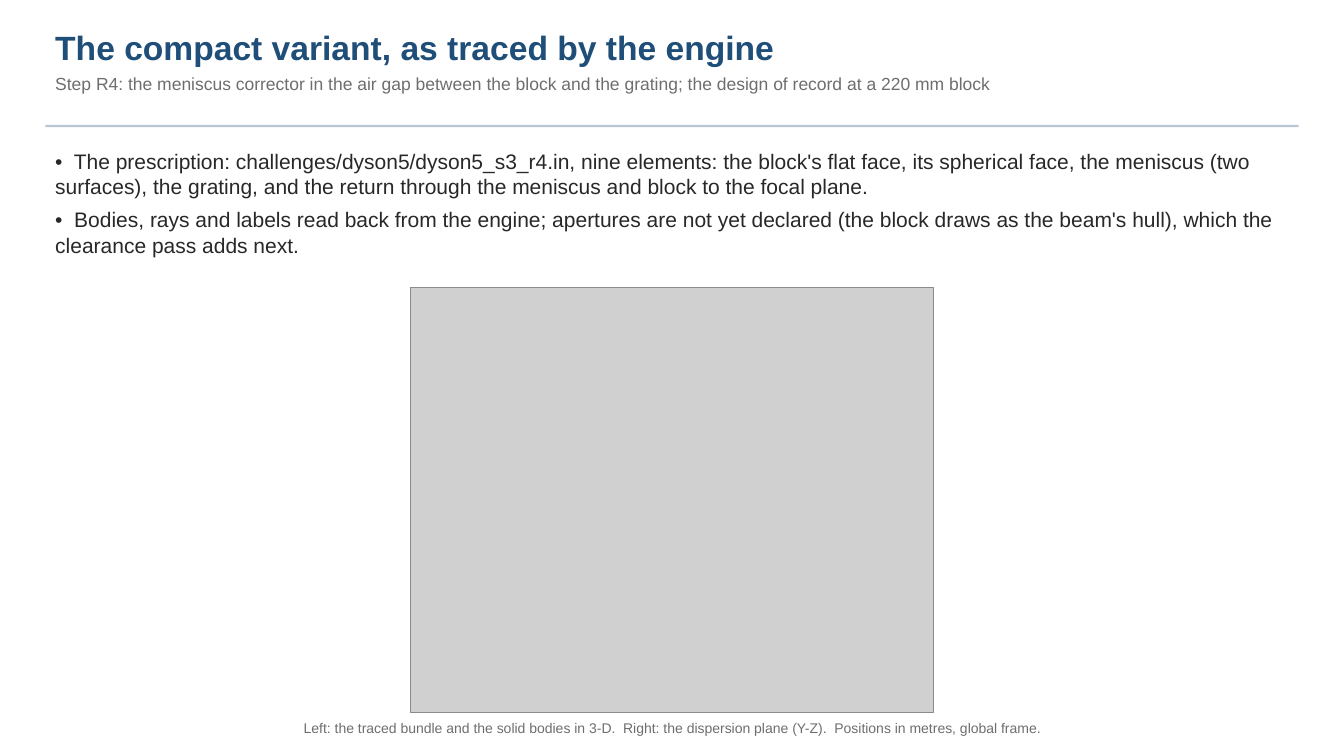
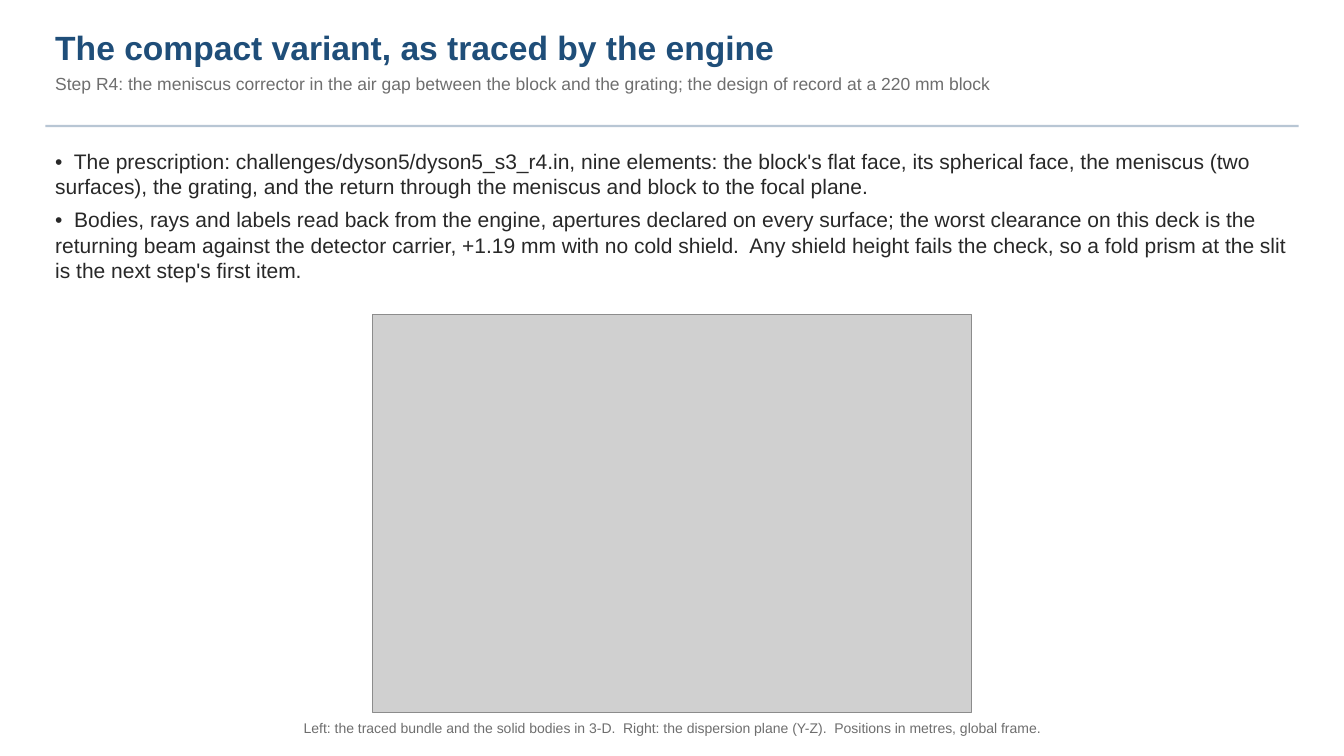
Before and after one commit to nasa-jpl/macos, a slide deck: slide 12 of demo_session/deck_dyson.pptx. Drawn at 1344x756 pixels with LibreOffice and Linux fonts; fonts in the diff are those of the drawing; grey boxes stand for pictures. Boxes give left, top, right and bottom in pixels: in the first picture for what was removed or moved away, otherwise in the second. Text is boxed around its words. In the diff, an @@ line names an element or a change of style, - is before the commit and + after.

```diff
--- a/demo_session/deck_dyson.pptx
+++ b/demo_session/deck_dyson.pptx
@@ text at bbox=[55, 211, 1286, 282]: text changed @@
-• Bodies, rays and labels read back from the engine; apertures are not yet declared (the block draws as the beam's hull), which the clearance pass adds next.
+• Bodies, rays and labels read back from the engine, apertures declared on every surface; the worst clearance on this deck is the returning beam against the detector carrier, +1.19 mm with no cold shield. Any shield height fails the check, so a fold prism at the slit is the next step's first item.
@@ picture: place and size @@
-picture at bbox=[410, 287, 934, 713]
+picture at bbox=[373, 315, 972, 713]
```
Also in this commit, not shown: 5 other slides changed, 6 other files.
